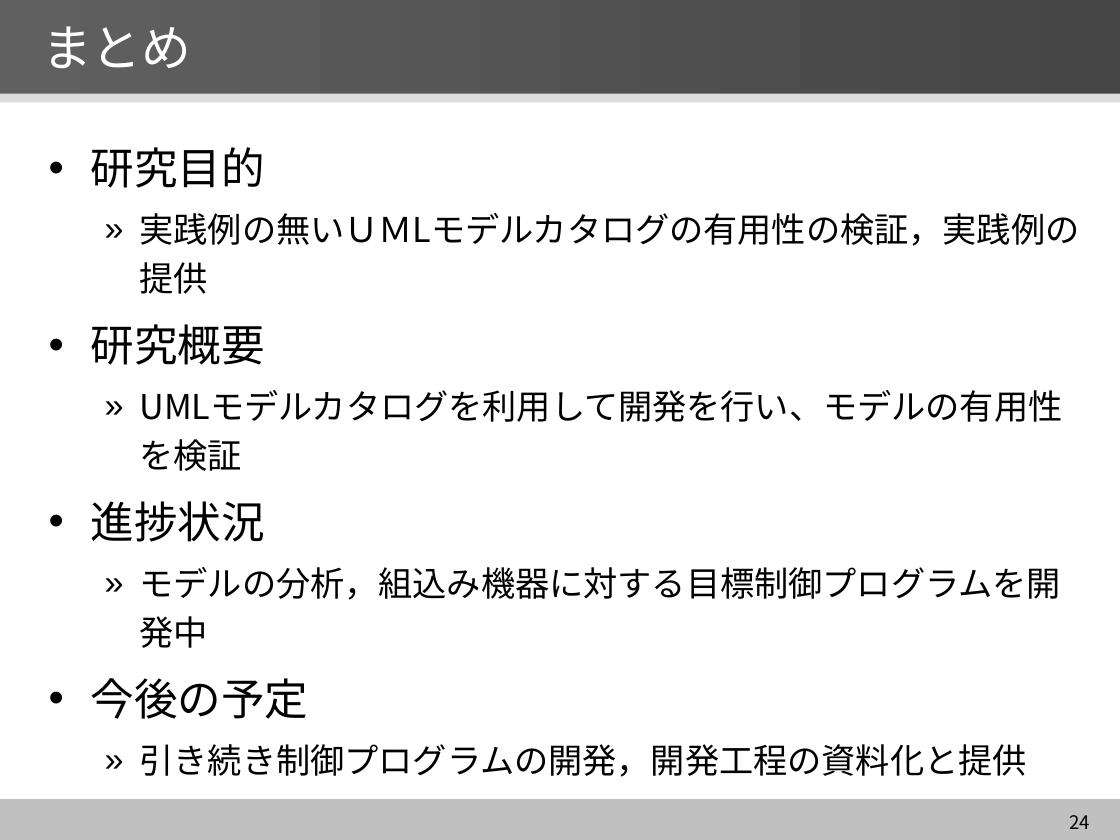
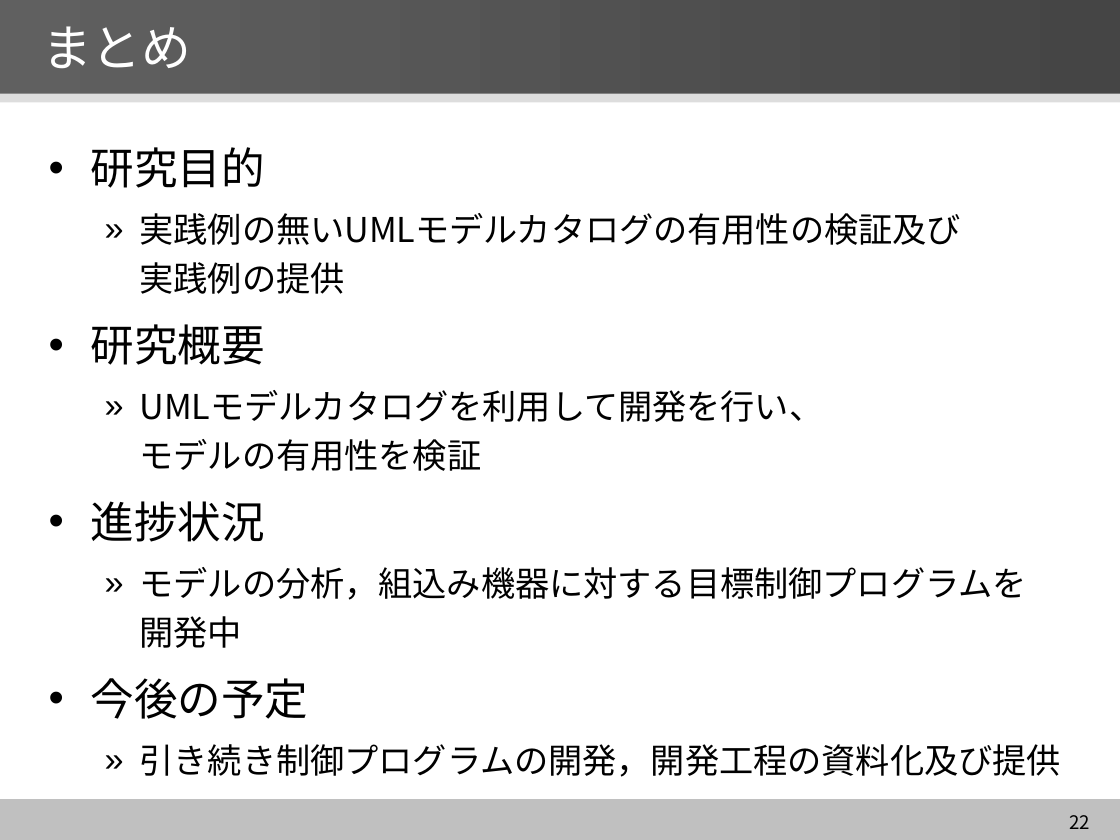
Before and after one commit to YutaNiimura/leJOS-OSEK, a slide deck: slide 22 of 中間発表関連/5I25新村祐太 中間発表スライドver2.0.pptx (slide 24 before the commit). Drawn at 1120x840 pixels with LibreOffice and Linux fonts; fonts in the diff are those of the drawing. Boxes give left, top, right and bottom in pixels: in the first picture for what was removed or moved away, otherwise in the second. Text is boxed around its words. In the diff, an @@ line names an element or a change of style, - is before the commit and + after.

```diff
--- a/中間発表関連/5I25新村祐太 中間発表スライドver2.0.pptx
+++ b/中間発表関連/5I25新村祐太 中間発表スライドver2.0.pptx
@@ text at <box>140,213,961,294</box>: text changed @@
-  » 実践例の無いＵＭLモデルカタログの有用性の検証，実践例の提供
+  » 実践例の無いUMLモデルカタログの有用性の検証及び
+    実践例の提供
@@ text at <box>140,390,824,471</box>: spaces changed @@
-  » UMLモデルカタログを利用して開発を行い、モデルの有用性を検証
+  » UMLモデルカタログを利用して開発を行い、
+    モデルの有用性を検証
@@ text at <box>140,567,1027,648</box>: spaces changed @@
-  » モデルの分析，組込み機器に対する目標制御プログラムを開発中
+  » モデルの分析，組込み機器に対する目標制御プログラムを
+    開発中
@@ text at <box>140,744,1061,777</box>: text changed @@
-  » 引き続き制御プログラムの開発，開発工程の資料化と提供
+  » 引き続き制御プログラムの開発，開発工程の資料化及び提供
@@ page number at <box>1069,815,1090,829</box>: text changed @@
-24
+22
```
Also in this commit, not shown: 19 other slides changed, 2 slides removed, 2 other files.
